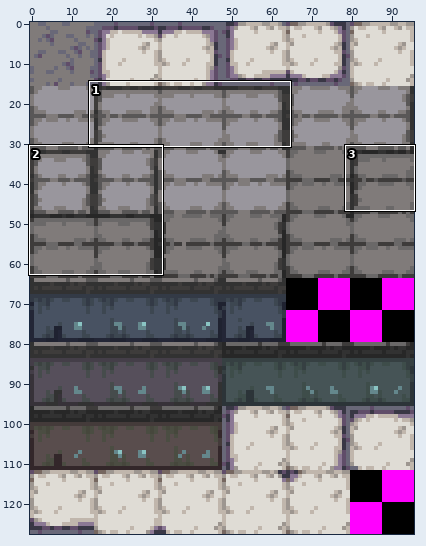
Sprite sheet -- assets/level3.png. The picture above shows the old version from afar; the outline marks the close-up.
Close-up. Before the commit:
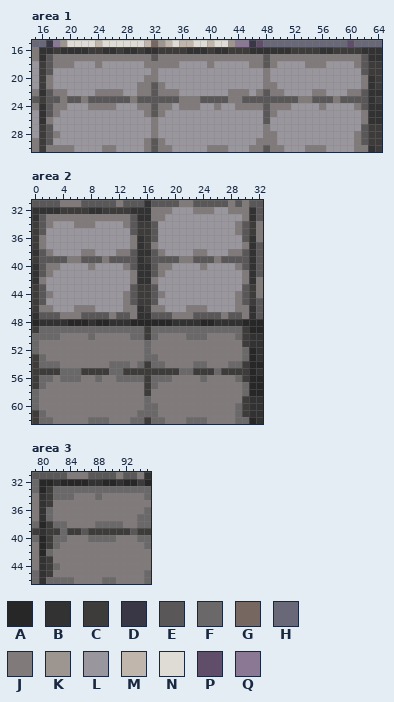
The file is 96x128 pixels. Colours within 5 levels of each other are drawn and written as one. Shown: area 1: x 15..64, y 15..30; area 2: x 0..32, y 31..62; area 3: x 79..95, y 31..46.
Palette (. is transparent): A #272727  B #323232  C #3e3c3b  D #393745  E #595757  F #6a6868  G #766760  H #696878  J #807b7a  K #9d9690  L #99969d  M #c0b6ac  N #dfdcd5  P #604d69  Q #8b7894
Pixels before, area 1, first column x 15:
15 HHDQKNNNNMNNNNNNMGKMNMMNNMNNKQQDPHHHHHHHHHHHHPHHHH
16 JBBCBBBBCCBBCBBCBBCCCCBBBCBBCCCBBBBBBCCCCBBCCCCBBB
17 JBEJJJJJJJJJJJJJJEJJJJJJJJJJJJJJJEJJJJJJJJJJJJJEBB
18 LCEJJJLLLJLLLLLLJJJJJLLLLJLLLLLJJEJLLLLJJJLLLLJECC
19 LCELLLLLLLLLLLLLLJLLLLLLLLLLLLLLLJLLLLLLLLLLLLLECC
20 LCJLLLLLLLLLLLLLJJLLLLLLLLLLLLLLLJLLLLLLLLLLLLLJBC
21 LCJLLLLLLLLLLLLJJEJLLLLLLLLLLLLLLJJLLLLLLLLLLLLJBC
22 JBEJJLLLLJJJJLLJJEJJJLLLLLLLJJJLJEJJLLLLJJLLLJJEBB
23 ECEEJEEJEEEEEEJEEEEEEJJJEEEEJJEEEEEEEEJJEEEJEEEEBC
24 JBEJJLLLJJJJLLLJJEJJLJJJLLJLLJJJJEJJJLLLLJLLLLJEBB
25 LBEJLLLLLLLLLLLLJEJLLLLLLLLLLLLLLEJLLLLLLLLLLLLJBB
26 LBJLLLLLLLLLLLLLLJLLLLLLLLLLLLLLLELLLLLLLLLLLLLJBB
27 LCELLLLLLLLLLLLLLJLLLLLLLLLLLLLLLJLLLLLLLLLLLLLECC
28 LCEJLLLLLLLLLLLLLJLLLLLLLLLLLLLLLJJLLLLLLLLLLLJECC
29 JCELLLLLLLLLLLLLJEJLLLLLLLLLLLLLJJJLLLLLLLLLLLJECC
30 JCJJJJLLLLJJLLLLJEJJLLLLLJJJLLLJJEJJLLLJJJLLLLJJBC
Pixels before, area 2, first column x 0:
31 EEEEJJJEEEEEJEEEBEEEEJJEEEEEJEJEE
32 BBBBCCCCBBCCCCBBBJJJLLLJJJLLJJJBE
33 BEJJJJJJJJJJJJEBBJJLLLLLLLLLLLJBE
34 CEJLLLJJJLLLLJECCELLLLLLLLLLLJECJ
35 CELLLLLLLLLLLLECCELLLLLLLLLLLJECJ
36 CJLLLLLLLLLLLLJBCELLLLLLLLLLLLEBJ
37 CJLLLLLLLLLLLLJBCJLLLLLLLLLLLLJBE
38 BEJLLLLJJLLLJJEBBEJLLLLJJLLLJJEBE
39 CEEEEJJEEEJEEEEBCEEEEJJEEEJEEEEBE
40 BEJJLLLLJLLLLJEBBEJJLLLLJLLLLJEBE
41 BEJLLLLLLLLLLLJBBEJLLLLLLLLLLLJBE
42 BJLLLLLLLLLLLLJBBJLLLLLLLLLLLLJBJ
43 CELLLLLLLLLLLLECCELLLLLLLLLLLLECJ
44 CEJLLLLLLLLLLJECCEJLLLLLLLLLLJECJ
45 CELLLLLLLLLLLJECCELLLLLLLLLLLJECE
46 CJJLLLJJJLLLLJJBCJJLLLJJJLLLLJJBE
47 BEEEJJJEEEEJEEJBBEEEJJJEEEEJEEJBE
48 ABBBBAAABAABBBAAAAAABBBBAABBBBAAA
49 CFFFFFFFFFFFFFFFCFFFFFFFFFFFFFCAA
50 FFFFJJJJFJJJJJFFCFJJJJFFFJJJJFCBB
51 FJJJJJJJJJJJJJJJFJJJJJJJJJJJJJCBB
52 FJJJJJJJJJJJJJJJFJJJJJJJJJJJJJFAB
53 CFJJJJJJJJJJJJJJFFJJJJJJJJJJJJFAB
54 CFFFJJJJJJJFFFJFCFFJJJJFFJJJFFCAA
55 CCCCFFFCCCCFFCCCCCCCCFFCCCFCCCCAB
56 CFFJFFFJJFJJFFFFCFFFJJJJFJJJJFCAA
57 CFJJJJJJJJJJJJJJCFJJJJJJJJJJJJFAA
58 FJJJJJJJJJJJJJJJCJJJJJJJJJJJJJFAA
59 FJJJJJJJJJJJJJJJFJJJJJJJJJJJJJCBB
60 FJJJJJJJJJJJJJJJFFJJJJJJJJJJJFCBB
61 CFJJJJJJJJJJJJJFFFJJJJJJJJJJJFCBB
62 CFFJJJJJFFFJJJFFCFFJJJFFFJJJJFFAB
Pixels before, area 3, first column x 79:
31 EEEEEJJJEEEEJEEJB
32 FAABAAAABBAABAACA
33 FACFFFFFFFFFFFFFF
34 JBCFFFJJJFJJJJJJF
35 JBCJJJJJJJJJJJJJJ
36 JBFJJJJJJJJJJJJJF
37 JBFJJJJJJJJJJJJFF
38 FACFFJJJJFFFFJJFF
39 CBCCFCCECCCCCCECC
40 FACFFJJJFFFFJJJFF
41 JACFJJJJJJJJJJJJF
42 JAFJJJJJJJJJJJJJJ
43 JBCJJJJJJJJJJJJJJ
44 JBCFJJJJJJJJJJJJJ
45 FBCJJJJJJJJJJJJJF
46 FBFFFFJJJJFFJJJJF
Once edited:
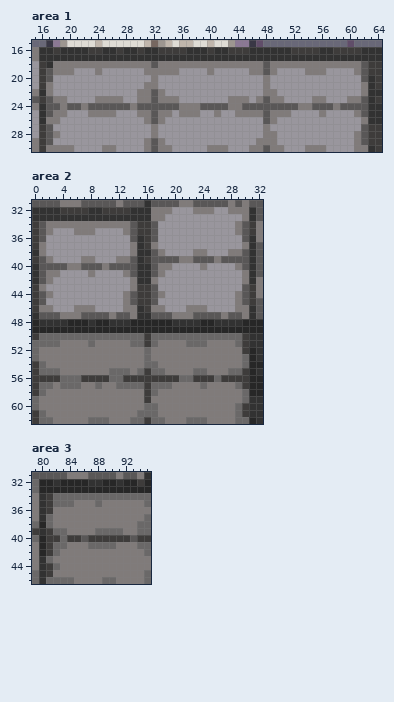
Edits made:
Area 1:
y 17: x 17..62 EJJJJJJJJJJJJJJEJJJJJJJJJJJJJJJEJJJJJJJJJJJJJE -> BBBBBBBBBBBBBBBBBBBBBBBBBBBBBBBBBBBBBBBBBBBBBB
y 18: x 17 E -> B; x 21..23 LLL -> JJJ; x 25..30 LLLLLL -> JJJJJJ; x 32 J -> E; x 36..39 LLLL -> JJJJ; x 41..45 LLLLL -> JJJJJ; x 50..53 LLLL -> JJJJ; x 57..60 LLLL -> JJJJ
y 19: x 18..20 LLL -> JJJ; x 24 L -> J; x 31 L -> J; x 33..35 LLL -> JJJ; x 40 L -> J; x 46..49 LLJL -> JJEJ; x 54..56 LLL -> JJJ; x 61 L -> J
y 20: x 17 J -> E; x 31 J -> L; x 62 J -> E
y 21: x 30 J -> L; x 32..33 EJ -> JL; x 49 J -> L
y 22: x 17..19 EJJ -> JLL; x 24..27 JJJJ -> LLLL; x 34..35 JJ -> LL; x 43..45 JJJ -> LLL; x 47..48 JE -> LJ; x 50 J -> L; x 55..56 JJ -> LL; x 60..62 JJE -> LLJ
y 23: x 18 E -> J; x 20..31 EEJEEEEEEJEE -> LLLLJJJJLLJJ; x 33..42 EEEJJJEEEE -> JJJLLLLLLL; x 45..47 EEE -> JLJ; x 49..61 EEEEJJEEEJEEE -> JJLLLLJJLLLJJ
y 24: x 18 J -> E; x 20..31 LLLJJJJLLLJJ -> EEJEEEEEEJEE; x 33..35 JJL -> EEE; x 39..43 LLJLL -> EEEEJ; x 45..47 JJJ -> EEE; x 49..61 JJJLLLLJLLLLJ -> EEEEJJEEEJEEE
y 25: x 19 L -> J; x 23..26 LLLL -> JJJJ; x 30 L -> J; x 34 L -> J; x 36..38 LLL -> JJJ; x 41 L -> J; x 44..47 LLLL -> JJJJ; x 50..51 LL -> JJ; x 56 L -> J; x 61..62 LJ -> JE
y 26: x 18 L -> J; x 31..33 LJL -> JEJ; x 49 L -> J
Area 2:
y 33: x 1..14 EJJJJJJJJJJJJE -> BBBBBBBBBBBBBB
y 34: x 3..5 LLL -> JJJ; x 9..12 LLLL -> JJJJ
y 35: x 2 L -> J; x 6..8 LLL -> JJJ; x 13 L -> J
y 36: x 1 J -> E; x 14 J -> E
y 38: x 1..2 EJ -> JL; x 7..8 JJ -> LL; x 12..14 JJE -> LLJ
y 39: x 2..13 EEEJJEEEJEEE -> JLLLLJJLLLJJ
y 40: x 2..13 JJLLLLJLLLLJ -> EEEJJEEEJEEE
y 41: x 3 L -> J; x 8 L -> J; x 13..14 LJ -> JE
y 42: x 1..2 JL -> EJ
y 43: x 1 E -> J; x 14 E -> J
y 49: x 0..30 CFFFFFFFFFFFFFFFCFFFFFFFFFFFFFC -> AAAAAAAAAAAAAAAAAAAAAAAAAAAAAAA
y 50: x 0 F -> C; x 4..7 JJJJ -> FFFF; x 9..13 JJJJJ -> FFFFF; x 18..21 JJJJ -> FFFF; x 25..28 JJJJ -> FFFF
y 51: x 1..3 JJJ -> FFF; x 8 J -> F; x 14..17 JJFJ -> FFCF; x 22..24 JJJ -> FFF; x 29 J -> F
y 52: x 30 F -> C
y 53: x 0..1 CF -> FJ; x 17 F -> J
y 54: x 2..3 FF -> JJ; x 11..13 FFF -> JJJ; x 15..16 FC -> JF; x 18 F -> J; x 23..24 FF -> JJ; x 28..30 FFC -> JJF
y 55: x 1..10 CCCFFFCCCC -> FFFJJJJJJJ; x 13..15 CCC -> FJF; x 17..29 CCCCFFCCCFCCC -> FFJJJJFFJJJFF
y 56: x 1..3 FFJ -> CCC; x 7..11 JJFJJ -> CCCCF; x 13..15 FFF -> CCC; x 17..29 FFFJJJJFJJJJF -> CCCCFFCCCFCCC
y 57: x 2 J -> F; x 4..6 JJJ -> FFF; x 9 J -> F; x 12..15 JJJJ -> FFFF; x 18..19 JJ -> FF; x 24 J -> F; x 29..30 JF -> FC
y 58: x 0..1 FJ -> CF; x 17 J -> F
y 59: x 16 F -> C; x 30 C -> F
Area 3:
y 33: x 81..95 CFFFFFFFFFFFFFF -> AAAAAAAAAAAAAAA
y 34: x 85..87 JJJ -> FFF; x 89..94 JJJJJJ -> FFFFFF
y 35: x 82..84 JJJ -> FFF; x 88 J -> F; x 95 J -> F
y 36: x 81 F -> C; x 95 F -> J
y 37: x 94 F -> J
y 38: x 81..83 CFF -> FJJ; x 88..91 FFFF -> JJJJ
y 39: x 82 C -> F; x 84..95 CCECCCCCCECC -> JJJJFFFFJJFF
y 40: x 82 F -> C; x 84..95 JJJFFFFJJJFF -> CCECCCCCCECC
y 41: x 83 J -> F; x 87..90 JJJJ -> FFFF; x 94 J -> F
y 42: x 81..82 FJ -> CF; x 95 J -> F
y 43: x 81 C -> F
Pixel boxes of the changes (left, top, right, bottom) in both close-ups:
changed: (46, 54, 368, 124)
changed: (39, 214, 137, 291)
changed: (32, 326, 249, 403)
changed: (46, 486, 151, 563)
